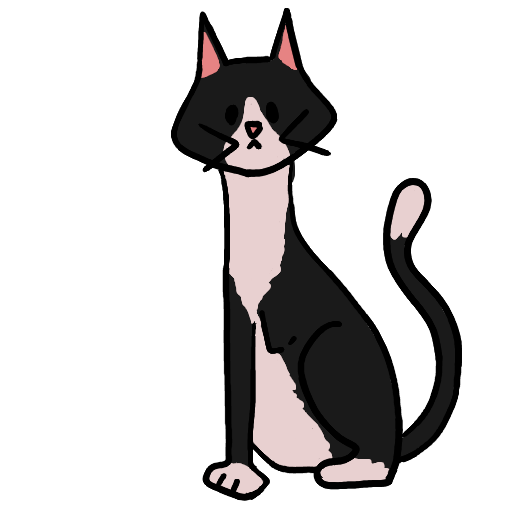
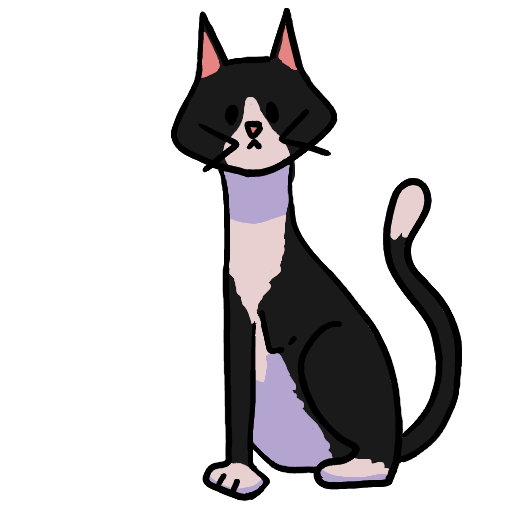
Before/after of a 512×512 layered artwork. What changed in the layer stack:
added layer "Layer #3" (darken, 29%) above "Layer #2" over [209, 165, 457, 494]
